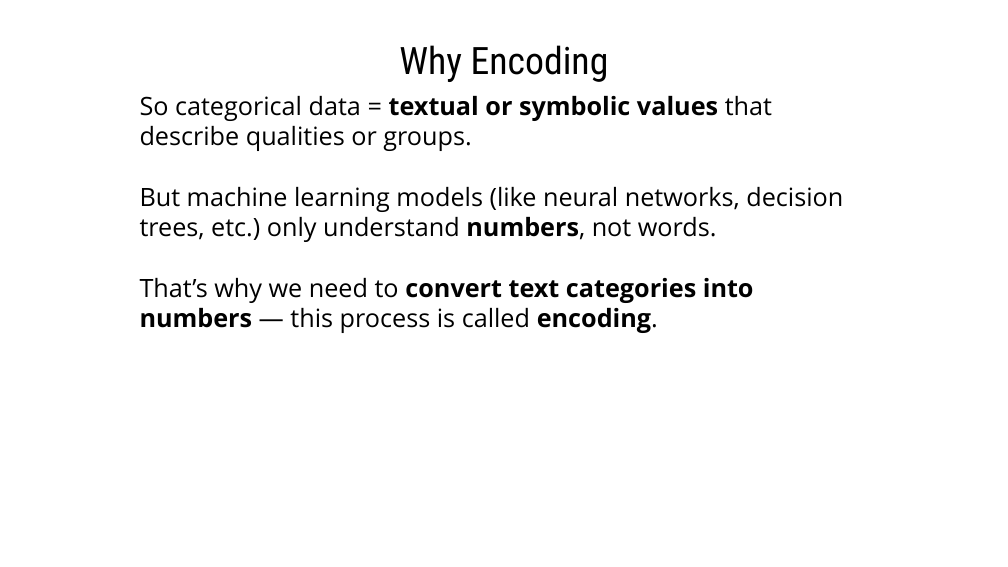
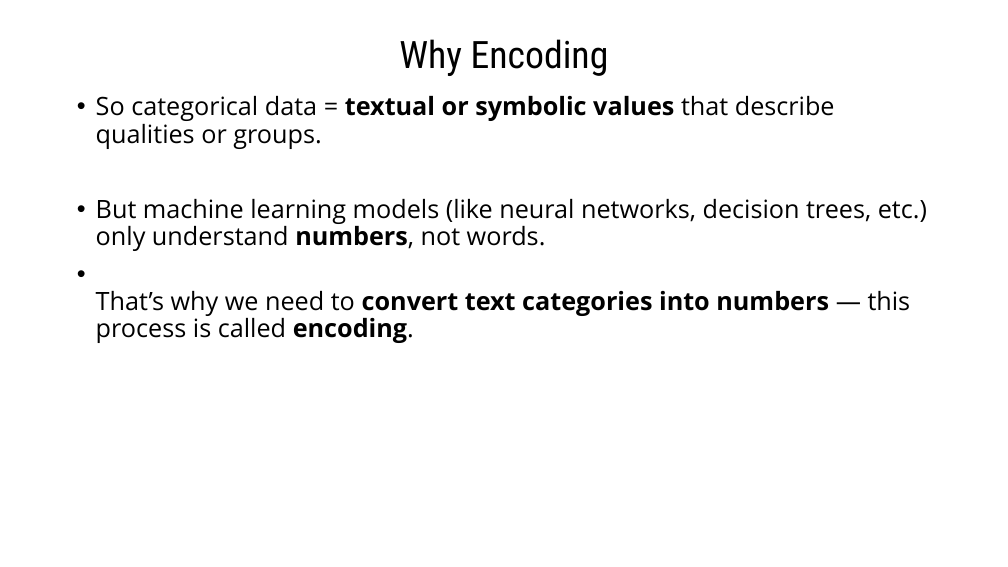
Before and after one commit to gmrr40058/data-science-ml-python-ostad, a slide deck: slide 11 of My Note and Practice/Text to Numerical Data Conversion/Categorical(Text to Numeric) data conversion-CTtN/Categorical Data.pptx (slide 10 before the commit). Drawn at 1008x567 pixels with LibreOffice and Linux fonts; fonts in the diff are those of the drawing. Boxes give left, top, right and bottom in pixels: in the first picture for what was removed or moved away, otherwise in the second. Text is boxed around its words. In the diff, an @@ line names an element or a change of style, - is before the commit and + after.

Commit message:
Slide titles have been added.

```diff
--- a/My Note and Practice/Text to Numerical Data Conversion/Categorical(Text to Numeric) data conversion-CTtN/Categorical Data.pptx
+++ b/My Note and Practice/Text to Numerical Data Conversion/Categorical(Text to Numeric) data conversion-CTtN/Categorical Data.pptx
@@ title "Why Encoding" at (x1=399, y1=39, x2=609, y2=76): line spacing 1 to 0.9; vertical alignment top to middle @@
@@ text "So categorical data = textual ..." moved from (x1=140, y1=96, x2=843, y2=333) to (x1=96, y1=96, x2=927, y2=343) @@
@@ text "So categorical data = textual ..." at (x1=96, y1=96, x2=927, y2=343): bullet none to •; line spacing 1 to 0.9; more space between paragraphs @@
```
Also in this commit, not shown: 7 other slides changed, 4 slides added, 17 slides removed.
